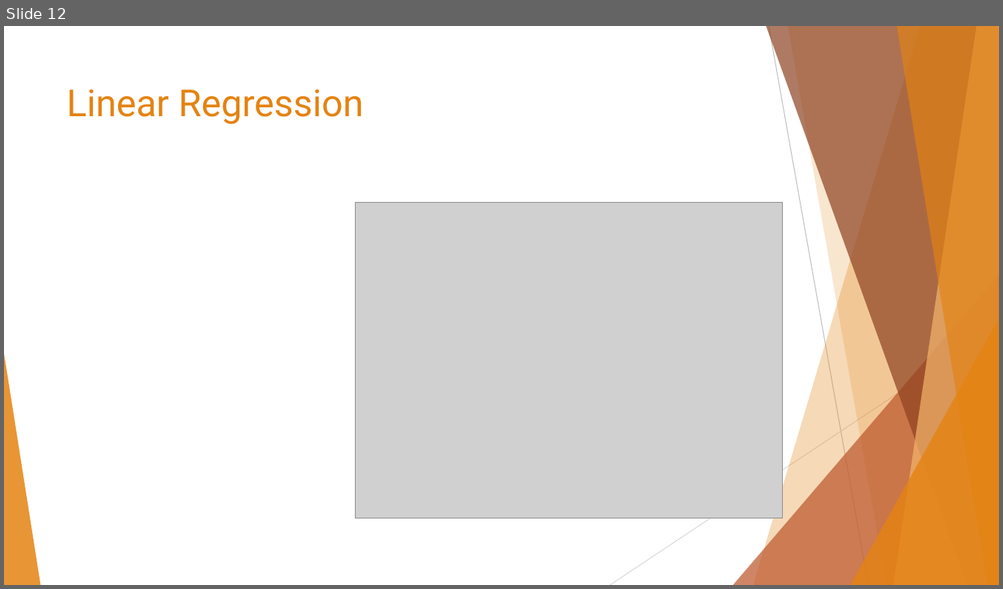
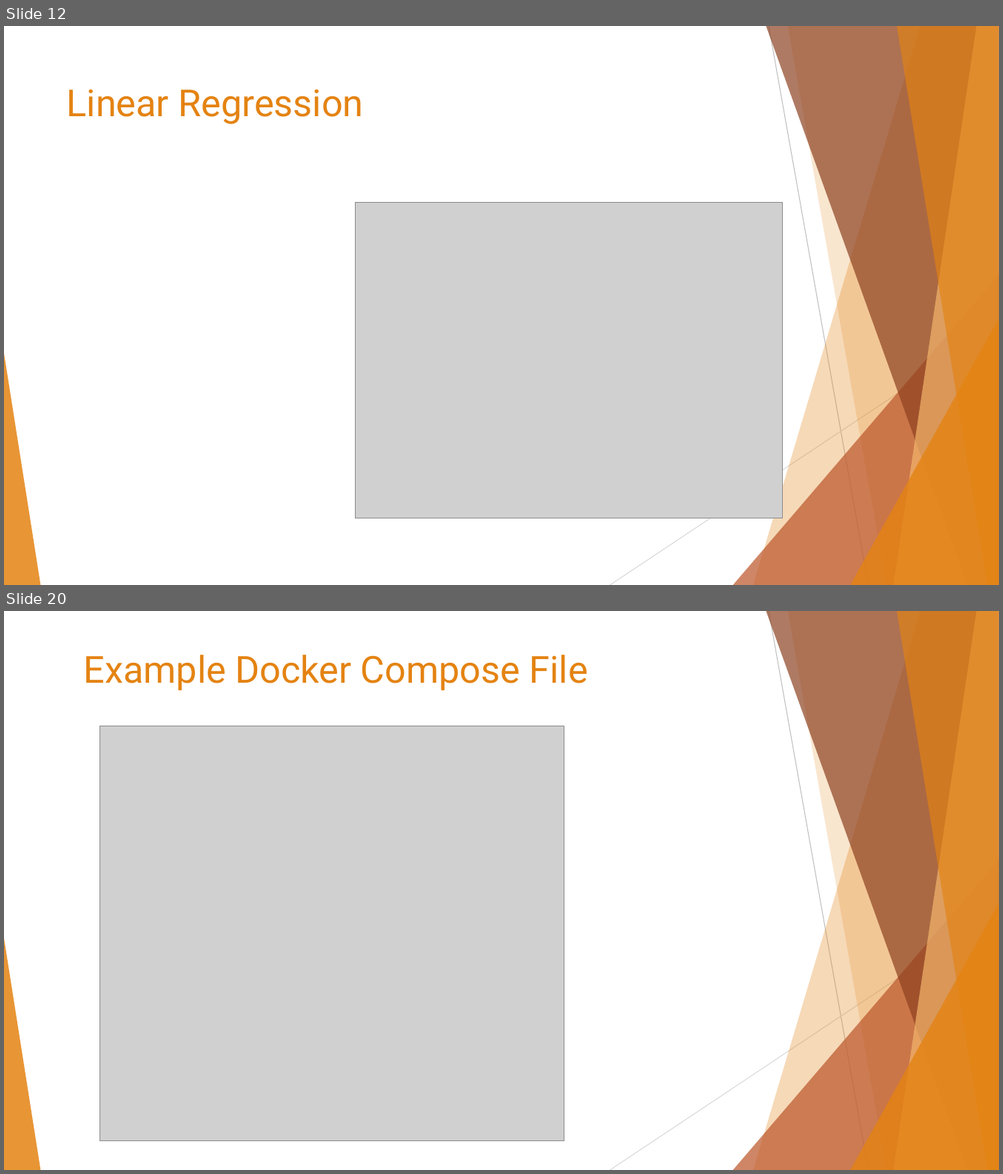
Before and after one commit to data-max-hq/workshop-epoka, a slide deck: Presentations/Introduction to Machine Learning.pptx. Shown one above the other, each under a label of ours: slide 12 before the commit, slides 12 and 20 after it; the slides between them are not shown. The pictures are 1003x589 and 1003x1174 pixels, drawn with LibreOffice and Linux fonts; fonts in the diff are those of the drawing; grey boxes stand for pictures. Boxes give left, top, right and bottom in pixels: in the first picture for what was removed or moved away, otherwise in the second. Text is boxed around its words. In the diff, an @@ line names an element or a change of style, - is before the commit and + after.

```diff
--- a/Presentations/Introduction to Machine Learning.pptx
+++ b/Presentations/Introduction to Machine Learning.pptx
@@ slide 20 added at bbox=[4, 611, 999, 1170], background #FFFFFF; not listed: 10 template elements that a slide beside it also shows @@
@@ text added at bbox=[84, 655, 588, 691], 36 pt, text #E48312 @@
+Example Docker Compose File
@@ picture added at bbox=[99, 726, 563, 1142] @@
```
Also in this commit, not shown: 7 other slides added, 1 other file.
